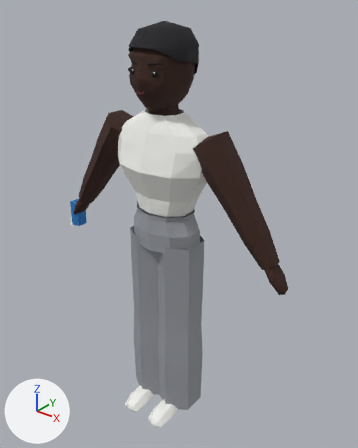
An edit to the glTF model apps/client/public/assets/shared/chr/chr_kunle.glb, drawn before and after from the same camera.
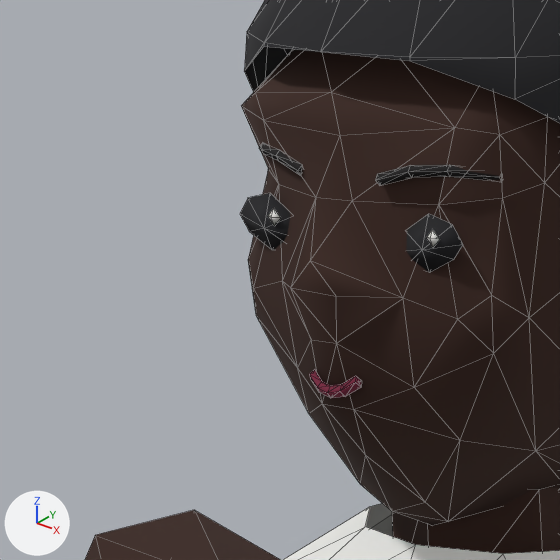
Each version appears first whole from a camera (50 mm lens) standing at (1.22, -1.365, 0.981) and looking at (0.056, 0.089, 0.079), and next in a close-up on the part from 27% to 48% of the width and 9% to 26% of the height. The lights are fixed; the arrows at lower left show +X, +Y and +Z. The first two pictures are the older version. The close-ups show mesh edges as thin lines. Vertices at exactly the same position are counted once.

The first close-up shows 'body'.
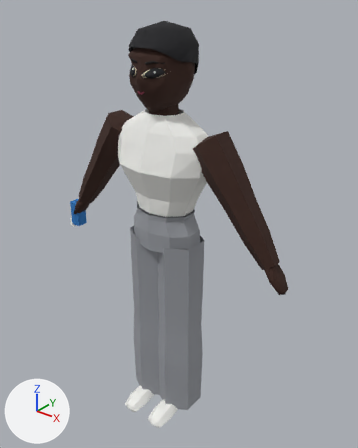
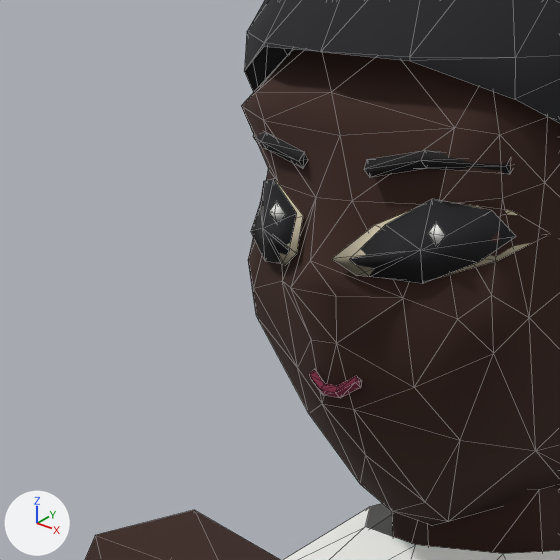
Where the change shows, as pixel boxes (x1, y1, x2, y2) in the close-ups (560 x 560 px; the box of a moved part takes in the faces that stretch with it):
part 1 of me_body, moved or reshaped
    before: (240, 143, 500, 398)
    after: (251, 132, 551, 398)

The change, as a list of edits to the scene's bpy script:
```text
Change me_body:
    used by ob_body; location = (0.0, 0.0, 0.0)
    remove me_body.from_pydata(...)  # 656 vertices, 1146 faces; spans x -0.58..0.59, y -0.16..0.17, z -0.84..0.87
    add me_body.from_pydata(...)  # 664 vertices, 1154 faces; spans x -0.58..0.59, y -0.16..0.17, z -0.84..0.87
    me_body part 1
    54 vertices are removed from x -0.05..0.1, y -0.09..-0.05, z 0.63..0.74
    137 faces are deleted
    6 vertices move from x -0.03..0.08, y -0.09..-0.07, z 0.64..0.74 to x -0.02..0.08, y -0.09..-0.07, z 0.64..0.74
    62 vertices are added at x -0.06..0.12, y -0.1..-0.03, z 0.69..0.75
    145 new faces join them
```
